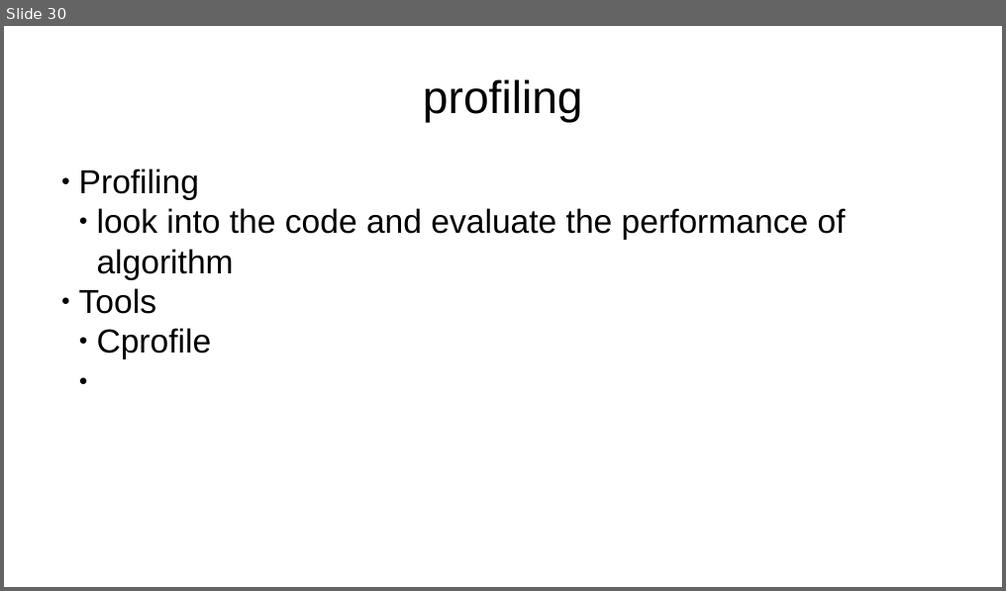
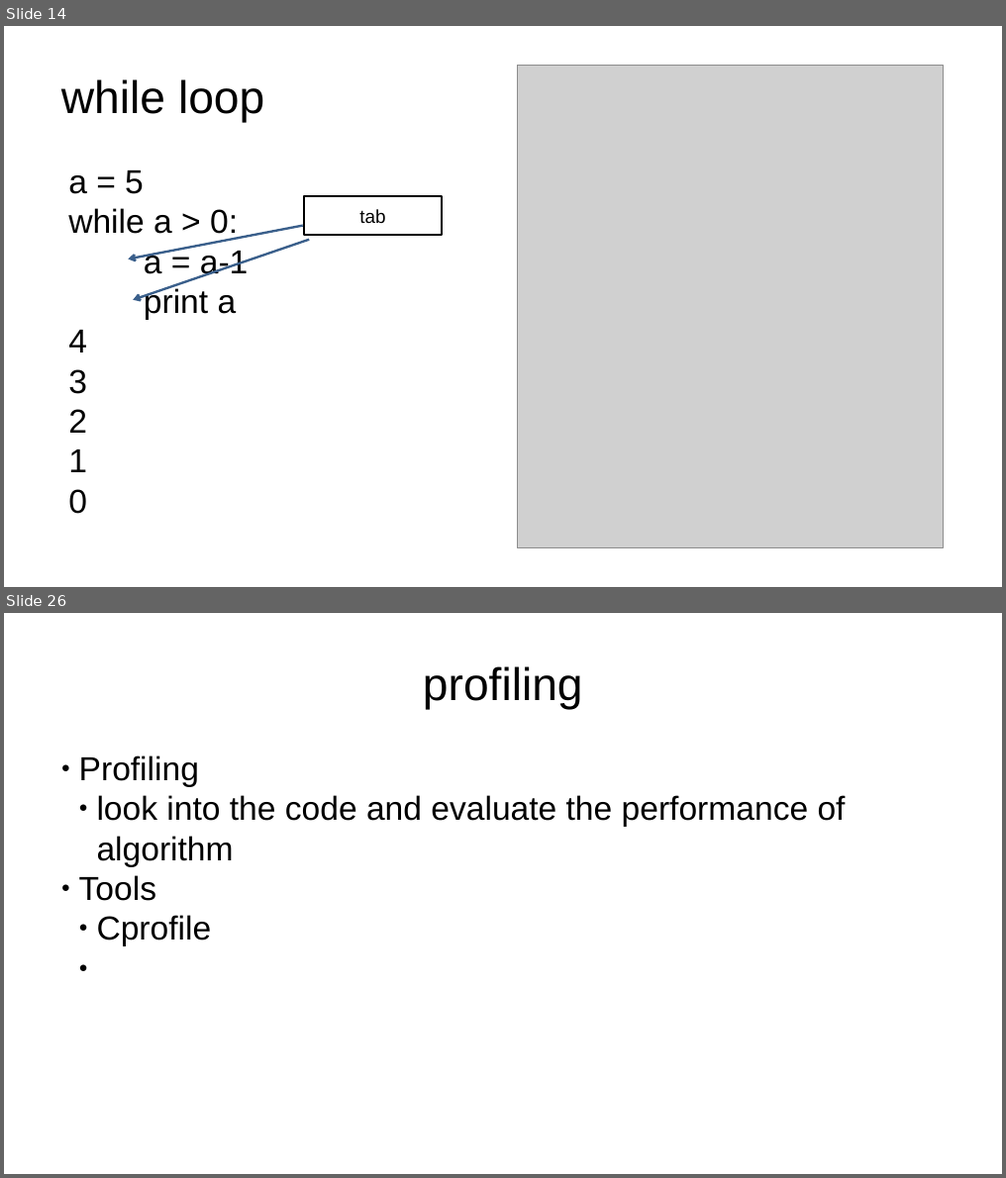
Before and after one commit to pswpswpsw/Mastering-Python-in-One-Hour, a slide deck: intro.pptx. Shown one above the other, each under a label of ours: slide 30 before the commit, slides 14 and 26 after it; the slides between them are not shown. The pictures are 1006x591 and 1006x1178 pixels, drawn with LibreOffice and Linux fonts; fonts in the diff are those of the drawing; grey boxes stand for pictures. Boxes give left, top, right and bottom in pixels: in the first picture for what was removed or moved away, otherwise in the second. Text is boxed around its words. In the diff, an @@ line names an element or a change of style, - is before the commit and + after.

```diff
--- a/intro.pptx
+++ b/intro.pptx
@@ slide 14 added at bbox=[4, 26, 1002, 587], background #FFFFFF @@
@@ text added at bbox=[61, 79, 264, 123], 44 pt, text #000000 @@
+while loop
@@ picture added at bbox=[518, 66, 943, 549] @@
@@ text added at bbox=[68, 171, 249, 514], 32 pt, text #000000 @@
+a = 5
+while a > 0:
+a = a-1
+print a
+4
+3
+2
+1
+0
@@ rectangle added at bbox=[304, 196, 442, 235], outline #000000 2 pt, 18 pt, text #000000 @@
+tab
@@ arrow added from (303, 226) to (129, 260), #3A5F8C 2.25 pt @@
@@ arrow added from (310, 240) to (133, 300), #3A5F8C 2.25 pt @@
@@ what was slide 30 is now slide 26 @@
```
Also in this commit, not shown: 7 slides changed, 18 other slides added, 24 slides removed, 17 other files.
